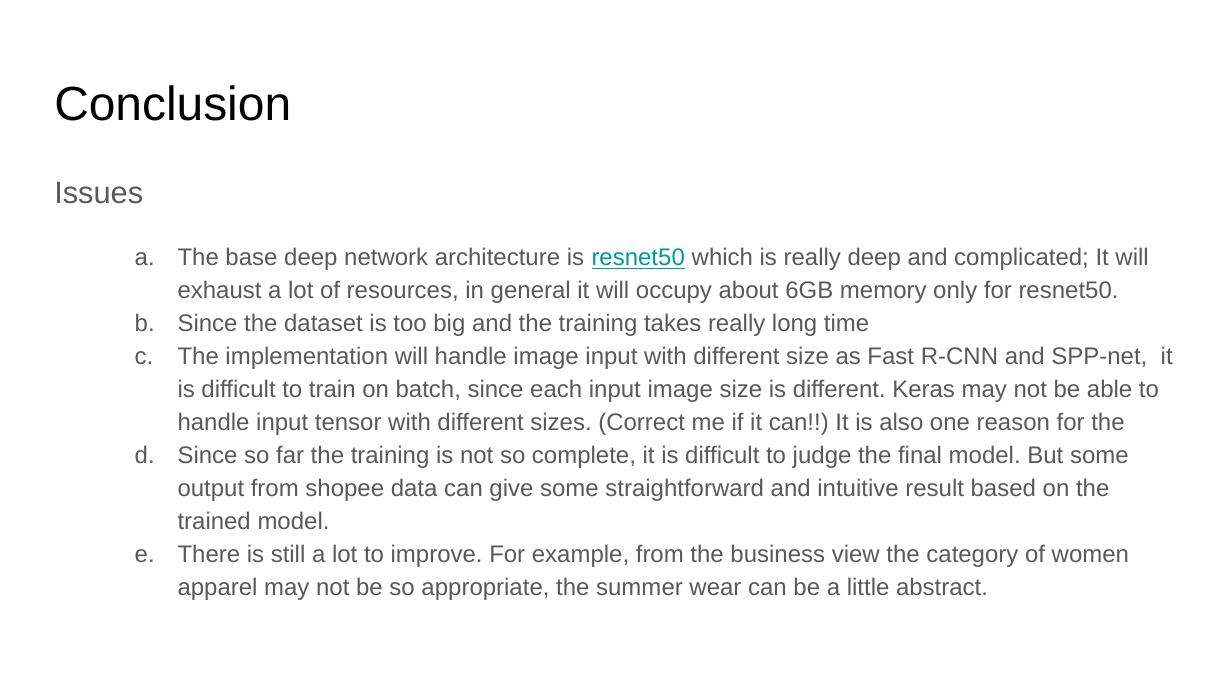
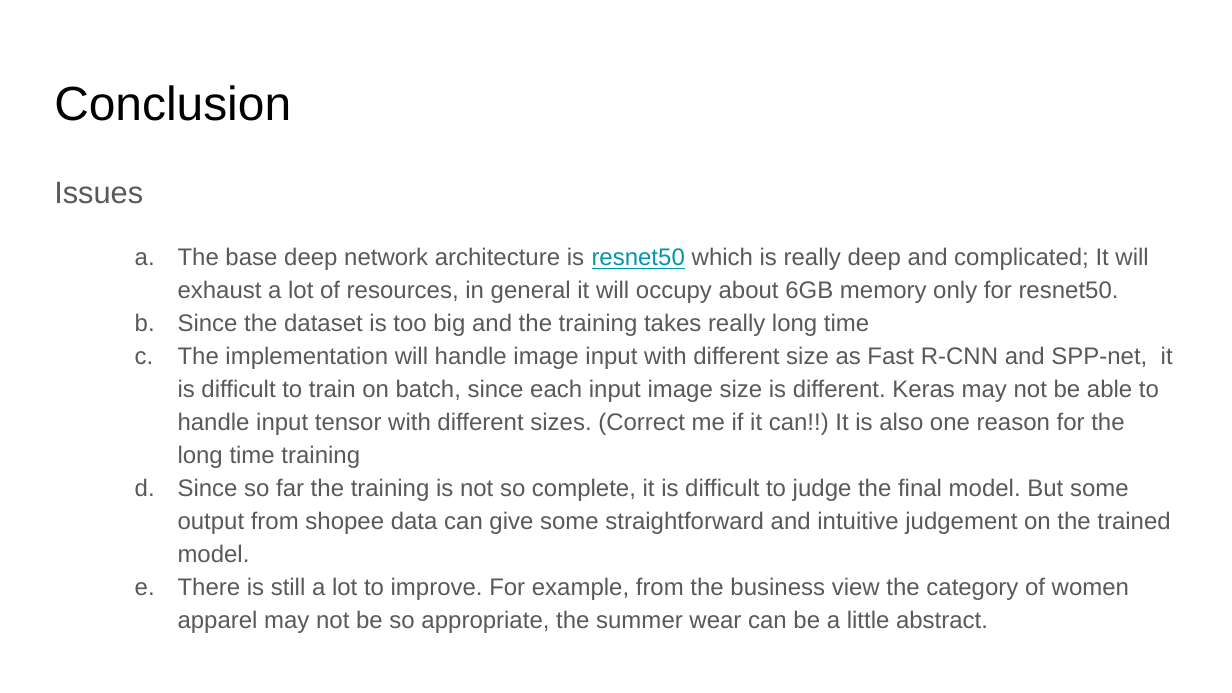
Before and after one commit to kwkwvenusgod/Shopee_ObjectDetection, a slide deck: slide 13 of report/Object-Detection-for-Shopee-Data.pptx (slide 12 before the commit). Drawn at 1232x693 pixels with LibreOffice and Linux fonts; fonts in the diff are those of the drawing. Boxes give left, top, right and bottom in pixels: in the first picture for what was removed or moved away, otherwise in the second. Text is boxed around its words. In the diff, an @@ line names an element or a change of style, - is before the commit and + after.

Commit message:
finalize report

```diff
--- a/report/Object-Detection-for-Shopee-Data.pptx
+++ b/report/Object-Detection-for-Shopee-Data.pptx
@@ text at (178, 346, 1173, 562): text changed @@
-  c. The implementation will handle image input with different size as Fast R-CNN and SPP-net, it is difficult to train on batch, since each input image size is different. Keras may not be able to handle input tensor with different sizes. (Correct me if it can!!) It is also one reason for the
-  d. Since so far the training is not so complete, it is difficult to judge the final model. But some output from shopee data can give some straightforward and intuitive result based on the trained model.
+  c. The implementation will handle image input with different size as Fast R-CNN and SPP-net, it is difficult to train on batch, since each input image size is different. Keras may not be able to handle input tensor with different sizes. (Correct me if it can!!) It is also one reason for the long time training
+  d. Since so far the training is not so complete, it is difficult to judge the final model. But some output from shopee data can give some straightforward and intuitive judgement on the trained model.
```
Also in this commit, not shown: 1 slide added, 2 other files.
